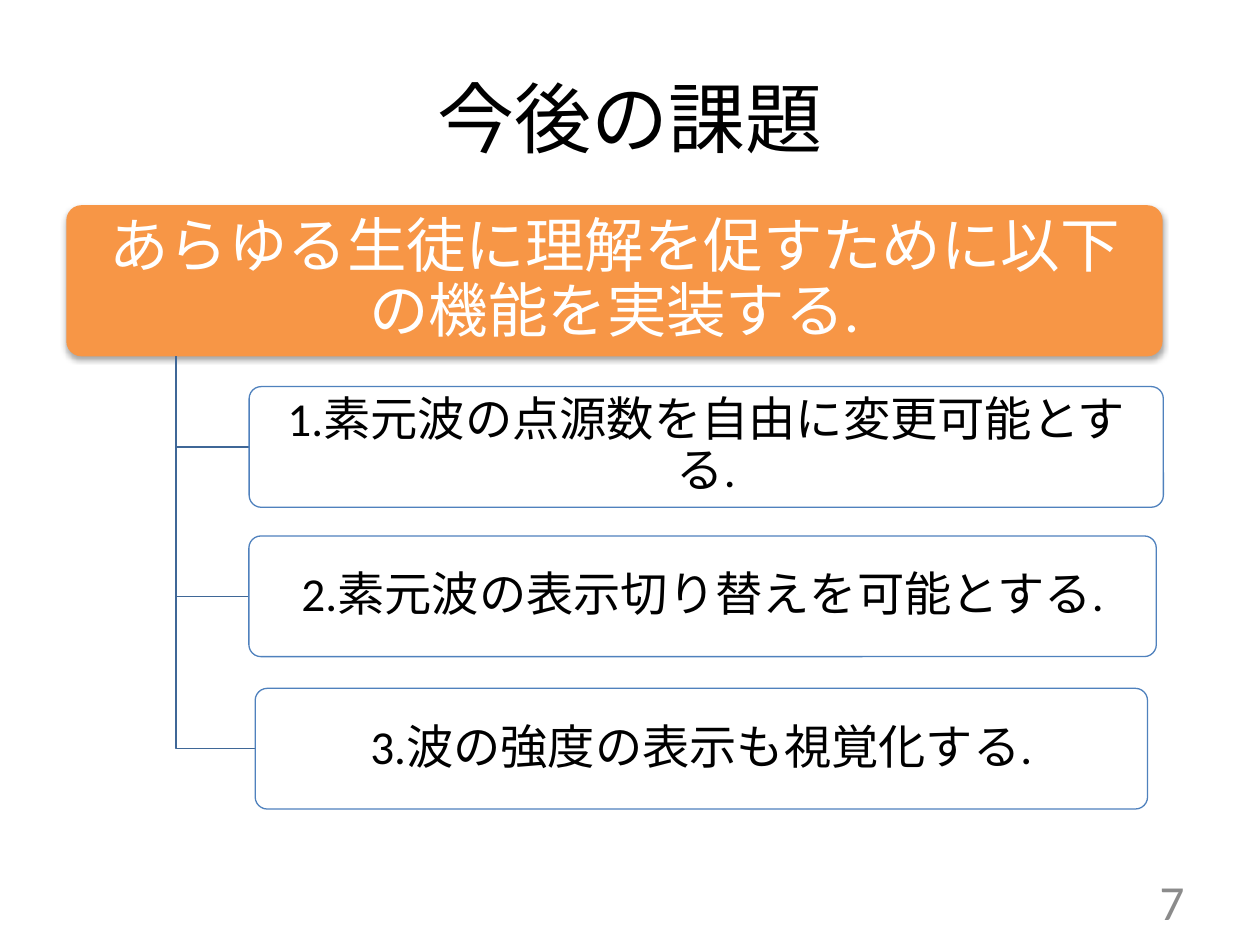
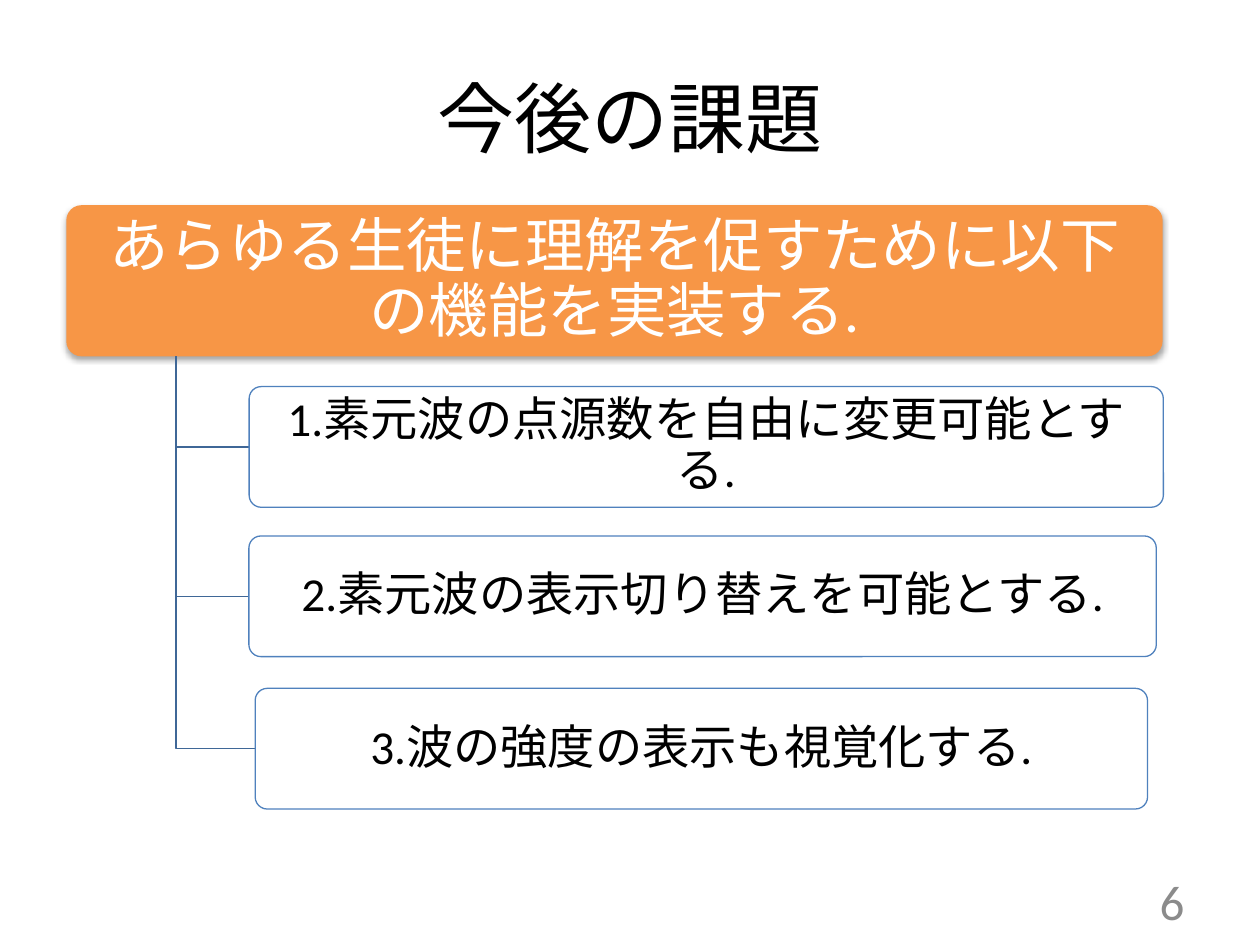
Before and after one commit to Kotaroukg/Murakami_abstract, a slide deck: slide 7 of Murakami_intermediate_announcement.pptx. Drawn at 1260x945 pixels with LibreOffice and Linux fonts; fonts in the diff are those of the drawing. Boxes give left, top, right and bottom in pixels: in the first picture for what was removed or moved away, otherwise in the second. Text is boxed around its words. In the diff, an @@ line names an element or a change of style, - is before the commit and + after.

```diff
--- a/Murakami_intermediate_announcement.pptx
+++ b/Murakami_intermediate_announcement.pptx
@@ text at (1160,887,1185,920): text changed @@
-7
+6
```
Also in this commit, not shown: 2 other slides changed, 5 other files.
